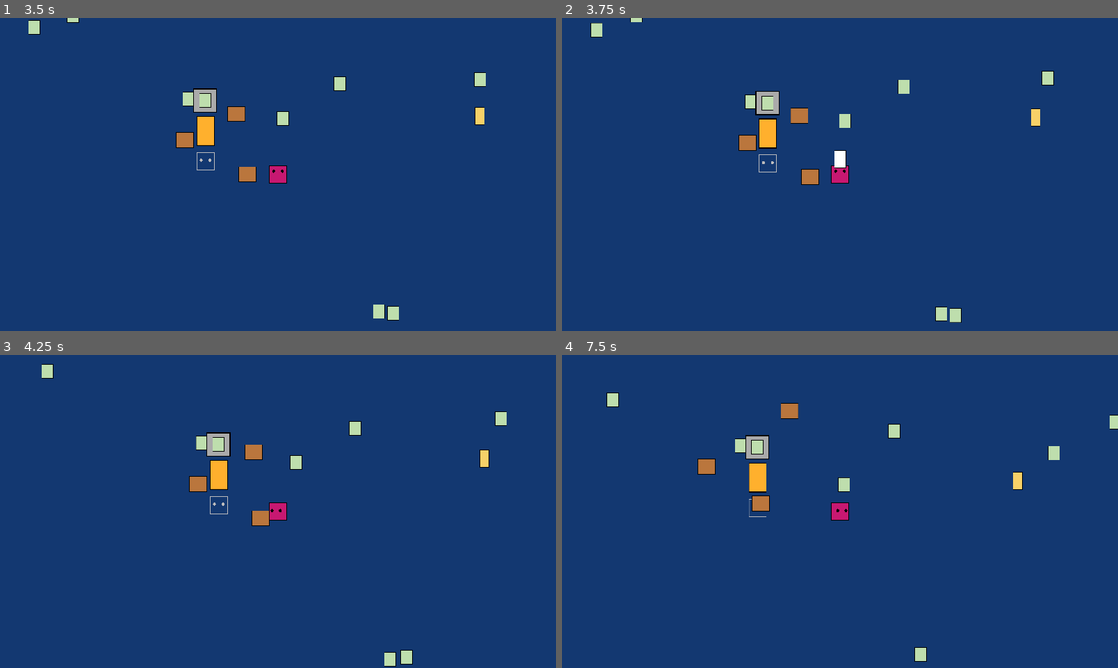
Above: before the commit, frames 1-4 (two rows, left to right).
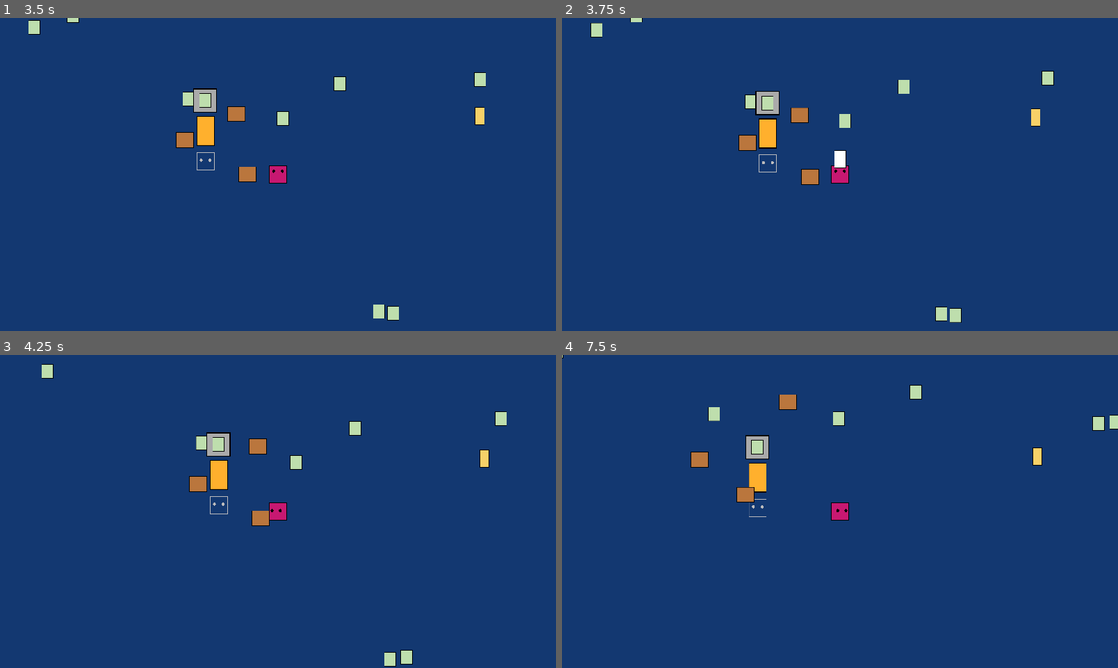
Above: after the commit, the same moments.

Repository: Ivorforce/Wickerman
Game: Godot game, scene res://Levels/Main.tscn
Two runs of this game, one before a commit and one after it. Both use one fixed random seed, a clock stepped at 60 frames per second and the inputs below. This scene is started directly instead of the project's main scene.
Inputs:
- Up to frame 1 (3.5 s): tap Enter (action) at 0.5, 0.6, 2.1 s; hold Right (right) 0.53-1.28 s; hold Down (down) 1.28-2.03 s; tap Space (attack) at 1.35, 2.85 s; hold Right (right) 2.03-2.78 s; hold Up (up) from 2.78 s (still down)
- Up to frame 2 (3.75 s): release Up (up) at 3.53 s; hold A (left) from 3.53 s (still down); tap Enter (action) at 3.6 s
- Up to frame 3 (4.25 s): keep holding A (left)
- Up to frame 4 (7.5 s): tap Space (attack) at 4.35, 5.85, 7.35 s; release A (left) at 5.03 s; hold Down (down) 5.03-5.78 s; tap Enter (action) at 5.1, 6.6 s; hold Right (right) 5.78-6.53 s; hold Up (up) 6.53-7.28 s; hold Right (right) from 7.28 s (still down)

Frame 1 is identical in both runs. In frame 2, less than 0.1% of the frame differs, in the area x 41-45%, y 28-34%; in frame 3, 0.2%; in frame 4, 2.0%, in the area x 0-98%, y 0-98%.

Commit message:
Add a few speed modifiers when hit.

Diff:
--- a/Actors/NPC/Carrot/Carrot.tscn
+++ b/Actors/NPC/Carrot/Carrot.tscn
@@ -14,9 +14,8 @@
 collision_layer = 3
 script = ExtResource( 2 )
 CorpseEntity = ExtResource( 5 )
-health = 1
-max_alert_time = 3
-sight_distance = 700
+max_health = 1
+initial_shock_time = 1.5
 
 [node name="Sprite" type="Sprite" parent="."]
 material = ExtResource( 3 )
--- a/Actors/NPC/NPC.gd
+++ b/Actors/NPC/NPC.gd
@@ -4,24 +4,30 @@
 export var vegetable_type := 0
 export(PackedScene) var CorpseEntity
 
-export var health := 2
-export var max_alert_time := 10
-export var sight_distance := 1000
+export var max_health := 2
+var health := 2
 
-export var speed := 100
+export var max_alert_time := 10.0
+export var sight_distance := 1000.0
+export var initial_shock_time := 1.0
+
+export var speed := 100.0
 export var friction = 0.1
 var _velocity := Vector2.ZERO
 
 var is_scared_target: Node2D = null
 var is_alert_time := 0.0
+var is_shocked_time := 0.0
 
 onready var attackable: Attackable = $Sprite
 
 func _ready():
 	Deaths.connect("on_damage", self, "_on_damage_somewhere")
+	health = max_health
 
 func _process(delta):
 	is_alert_time -= delta
+	is_shocked_time -= delta
 
 	if is_scared_target != null:
 		if is_scared_target.global_position.distance_squared_to(global_position) < sight_distance * sight_distance:
@@ -31,6 +37,11 @@
 
 func _on_damage_somewhere(victim: Node2D, cause: Node2D):
 	if victim.global_position.distance_squared_to(global_position) < sight_distance * sight_distance:
+		if is_alert_time <= 0:
+			is_shocked_time = initial_shock_time * rand_range(0.8, 1.2)
+		else:
+			is_shocked_time = 0.2
+
 		is_scared_target = cause
 		is_alert_time = max_alert_time
 
--- a/Actors/NPC/Onion/Onion.tscn
+++ b/Actors/NPC/Onion/Onion.tscn
@@ -15,7 +15,7 @@
 script = ExtResource( 2 )
 vegetable_type = 1
 CorpseEntity = ExtResource( 5 )
-sight_distance = 200
+initial_shock_time = 0.8
 
 [node name="Sprite" type="Sprite" parent="."]
 material = ExtResource( 3 )
--- a/Actors/NPC/Pumpkin/Pumpkin.tscn
+++ b/Actors/NPC/Pumpkin/Pumpkin.tscn
@@ -15,10 +15,8 @@
 script = ExtResource( 2 )
 vegetable_type = 2
 CorpseEntity = ExtResource( 5 )
-health = 3
-max_alert_time = 30
-sight_distance = 400
-speed = 50
+max_health = 4
+initial_shock_time = 0.7
 
 [node name="Sprite" type="Sprite" parent="."]
 material = ExtResource( 3 )
--- a/Actors/NPC/RandomMovementController.gd
+++ b/Actors/NPC/RandomMovementController.gd
@@ -11,6 +11,11 @@
 
 	var direction := target - parent.global_position
 	var speed = parent.speed
+
+	if parent.is_shocked_time >= 0:
+		speed = 0
+	elif parent.health < parent.max_health:
+		speed *= sqrt(float(parent.health) / parent.max_health)
 
 	if parent.is_scared_target != null:
 		var difference := parent.is_scared_target.global_position - parent.global_position
--- a/Levels/Main.tscn
+++ b/Levels/Main.tscn
@@ -12,8 +12,41 @@
 [node name="Level1" parent="." instance=ExtResource( 2 )]
 position = Vector2( 984, 536 )
 
+[node name="Carrot" parent="Level1/Entities" index="1"]
+max_alert_time = 10.0
+
 [node name="Player" parent="Level1/Entities" index="2" instance=ExtResource( 4 )]
 position = Vector2( 4, 126 )
+
+[node name="Pumpkin" parent="Level1/Entities" index="3"]
+max_alert_time = 10.0
+sight_distance = 1000.0
+speed = 100.0
+
+[node name="Onion" parent="Level1/Entities" index="4"]
+sight_distance = 1000.0
+
+[node name="Carrot2" parent="Level1/Entities" index="5"]
+max_alert_time = 10.0
+
+[node name="Pumpkin2" parent="Level1/Entities" index="6"]
+max_alert_time = 10.0
+sight_distance = 1000.0
+speed = 100.0
+
+[node name="Onion2" parent="Level1/Entities" index="7"]
+sight_distance = 1000.0
+
+[node name="Carrot3" parent="Level1/Entities" index="8"]
+max_alert_time = 10.0
+
+[node name="Pumpkin3" parent="Level1/Entities" index="9"]
+max_alert_time = 10.0
+sight_distance = 1000.0
+speed = 100.0
+
+[node name="Onion3" parent="Level1/Entities" index="10"]
+sight_distance = 1000.0
 
 [node name="Particles" type="Node2D" parent="."]
 position = Vector2( 0, 6.15164 )
